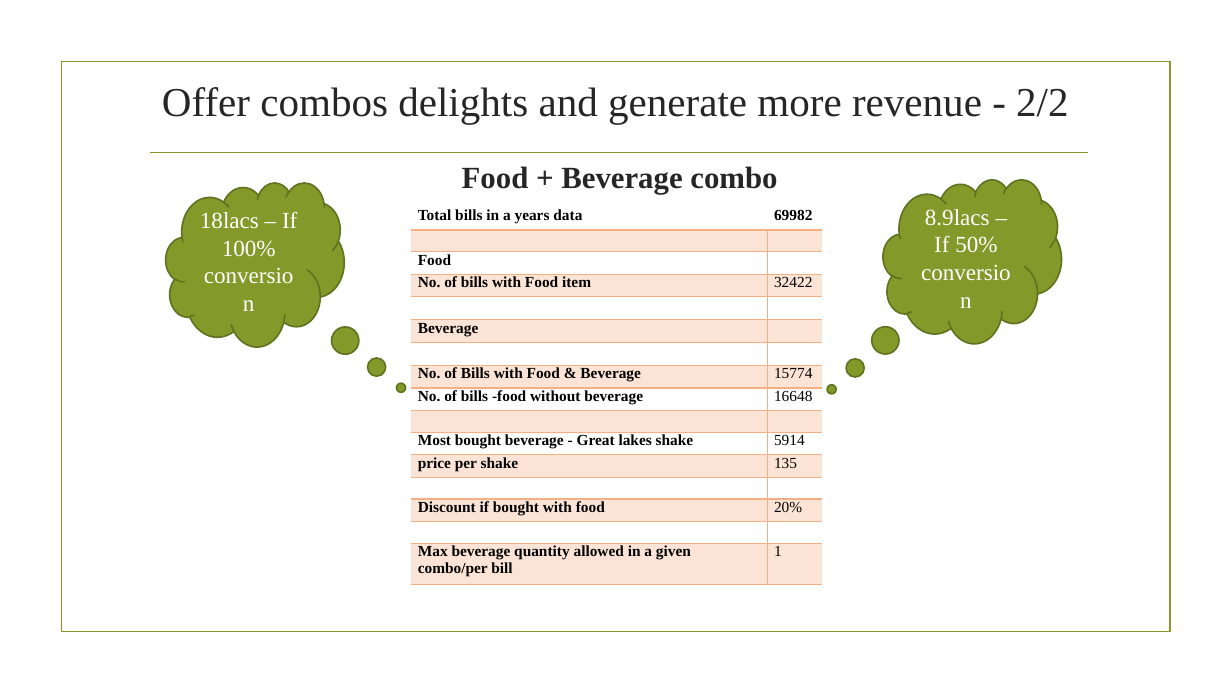
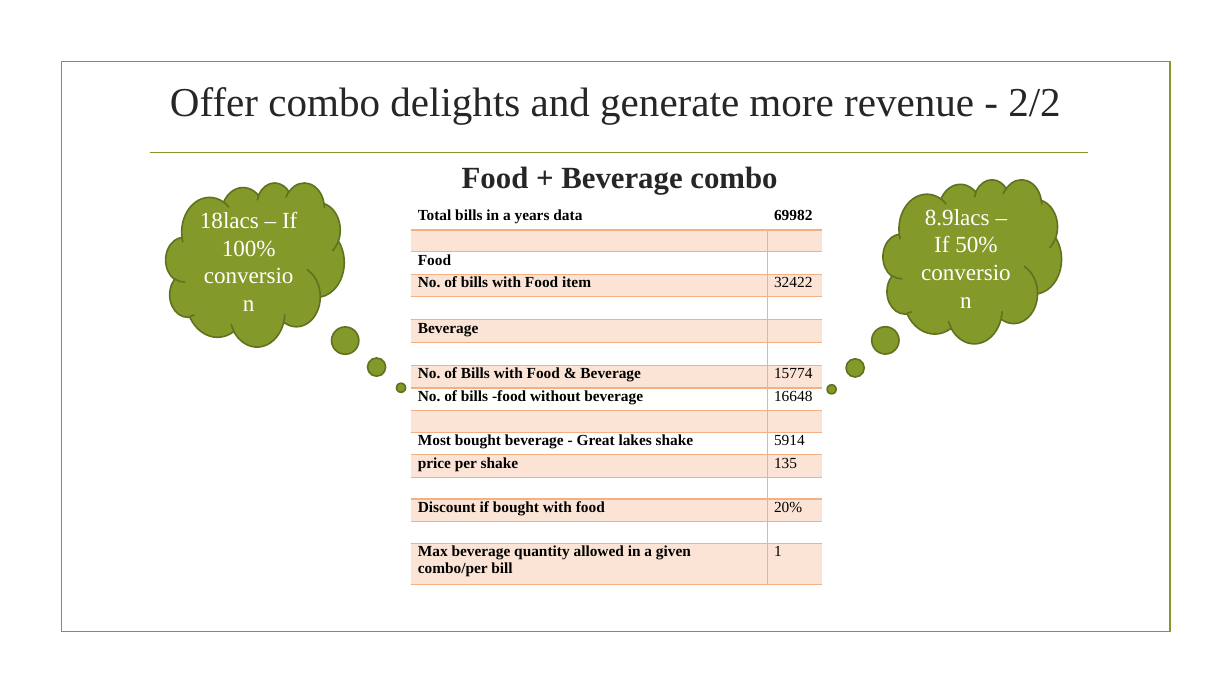
Before and after one commit to bhavsar-dushyant/Business-Analytics-in-Retail-and-Marketing-Live-data-, a slide deck: slide 21 of Cafe Chain Analysis.pptx. Drawn at 1232x693 pixels with LibreOffice and Linux fonts; fonts in the diff are those of the drawing; background and template pictures are left out. Boxes give left, top, right and bottom in pixels: in the first picture for what was removed or moved away, otherwise in the second. Text is boxed around its words. In the diff, an @@ line names an element or a change of style, - is before the commit and + after.

```diff
--- a/Cafe Chain Analysis.pptx
+++ b/Cafe Chain Analysis.pptx
@@ title at (170, 87, 1060, 124): text changed @@
-Offer combos delights and generate more revenue - 2/2
+Offer combo delights and generate more revenue - 2/2
```
Also in this commit, not shown: 2 other slides changed.
